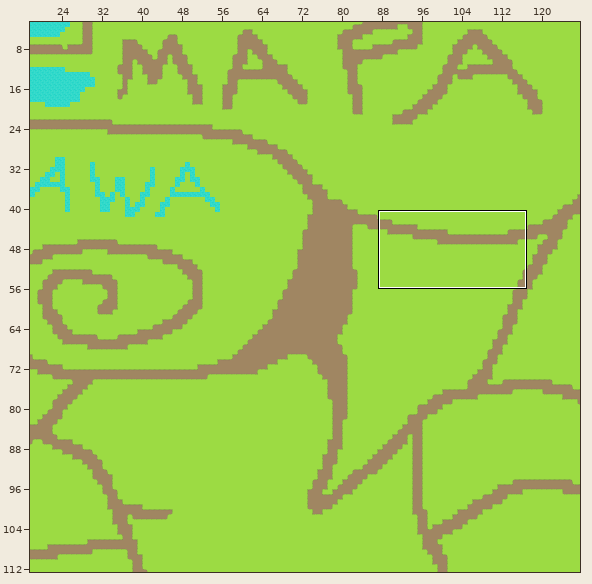
Two states of a Tiled map, assets/maps/big-map.tmx. Above: a wide view before the commit, with the close-up outlined.
Close-up. The starting point:
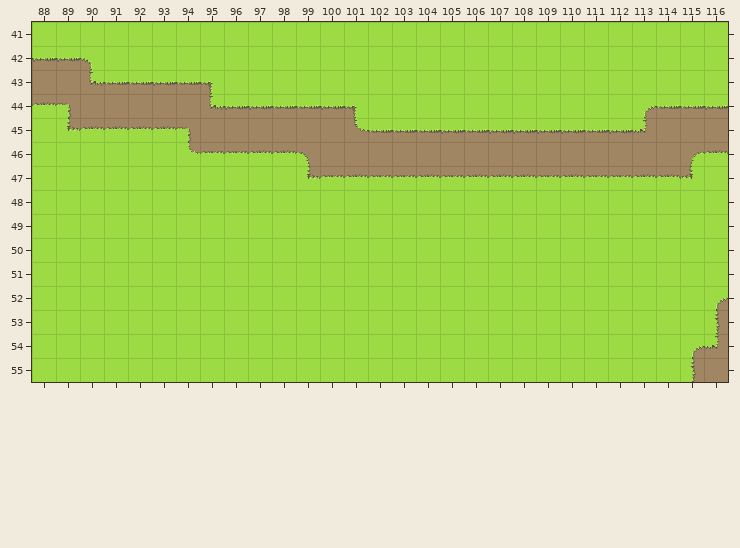
Cells are 32x32 px. Shown: x 88..116, y 41..55. The commit also changed other parts of the map, which this record leaves out.
Once edited:
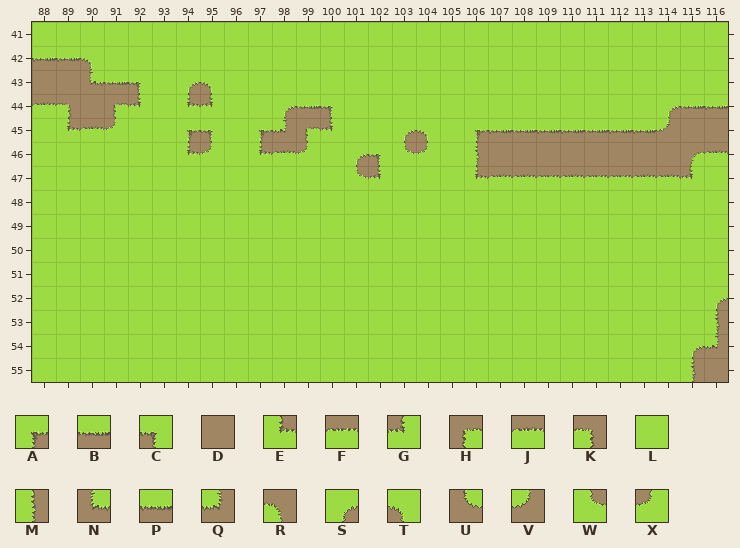
Key: from "terrain": A 0, B 1, C 2, D 11, E 20, F 21, G 22, H 40, J 41, K 42, L 51, M 52, N 60, P 61, Q 62, R 85, S 86, T 87, U 94, V 95, W 96, X 97.
_ is an empty cell.
Change:
Layer "Tile Layer 1":
The author changed tile B to tile A in row 45 at x 106.
The author changed tile D to tile A in row 45 at x 97.
The author changed tile K to tile A in row 45 at x 94.
The author changed tile B to tile C in row 43 at x 92.
The author changed tile D to tile C in row 45 at x 95; in row 46 at x 102.
The author changed tile P to tile C in row 44 at x 100.
The author changed tile D to tile E in row 44 at x 94.
The author changed tile J to tile E in row 46 at x 97; in row 47 at x 106.
The author changed tile W to tile E in row 46 at x 94.
The author changed tile D to tile G in row 44 at x 92; in row 45 at x 100.
The author changed tile F to tile G in row 47 at x 102.
The author changed tile N to tile G in row 44 at x 95.
The author changed tile D to tile H in row 44 at x 91; in row 45 at x 99.
The author changed tile B to tile L in row 45 at x 102.
The author changed tile C to tile L in row 44 at x 101.
The author changed tile D to tile L in row 44 at x 93; in row 45 at x 96; in row 46 at x 100 and 105.
The author changed tile E to tile L in row 47 at x 99.
The author changed tile F to tile L in row 46 at x 96; in row 47 at x 100, 103 and 105.
The author changed tile J to tile L in row 45 at x 92 to 93; in row 47 at x 104.
The author changed tile P to tile L in row 43 at x 93; in row 44 at x 96 to 97; in row 45 at x 105.
The author changed tile S to tile L in row 44 at x 113.
The author changed tile U to tile L in row 45 at x 101.
The author changed tile D to tile M in row 46 at x 106.
The author changed tile Q to tile P in row 45 at x 113.
The author changed tile D to tile Q in row 45 at x 98.
The author changed tile B to tile S in row 43 at x 94; in row 44 at x 98 and 114; in row 45 at x 103.
The author changed tile D to tile S in row 46 at x 101.
The author changed tile B to tile T in row 45 at x 104.
The author changed tile C to tile T in row 43 at x 95.
The author changed tile D to tile V in row 45 at x 114.
The author changed tile D to tile W in row 46 at x 103.
The author changed tile J to tile W in row 47 at x 101.
The author changed tile D to tile X in row 46 at x 104.
The author changed tile F to tile X in row 46 at x 95.
The author changed tile J to tile X in row 45 at x 91.
The author changed tile R to tile X in row 46 at x 99.
Changed places in both close-ups, as pixel boxes (x1, y1, x2, y2):
changed: (104, 81, 488, 179)
changed: (633, 105, 680, 134)
